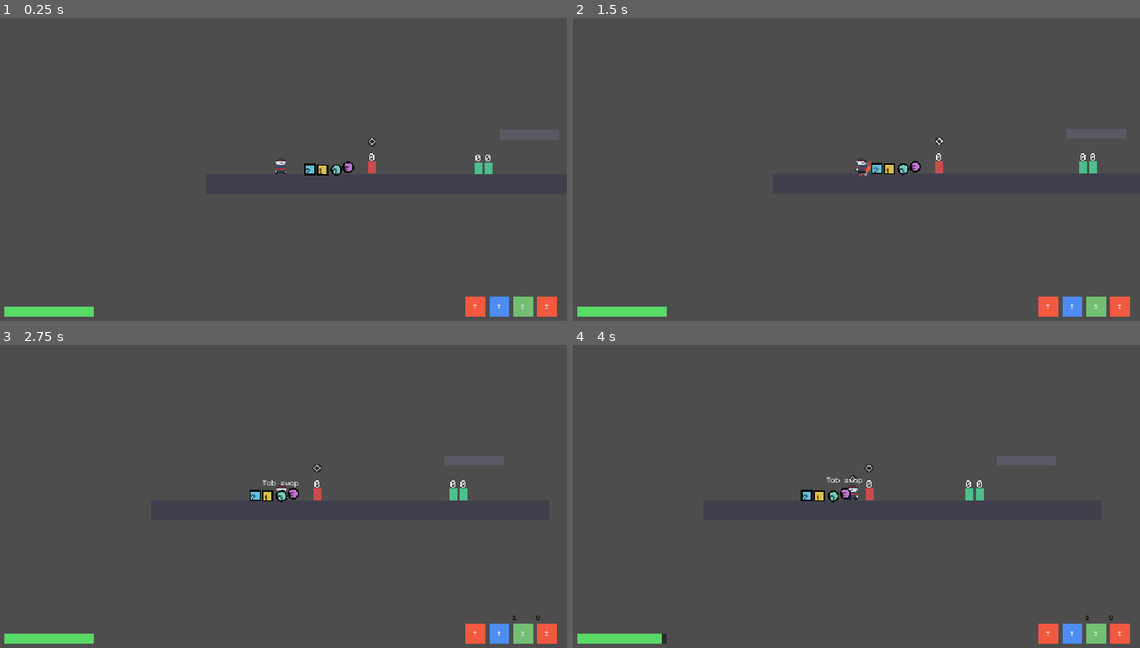
Above: before the commit, frames 1-4 (two rows, left to right).
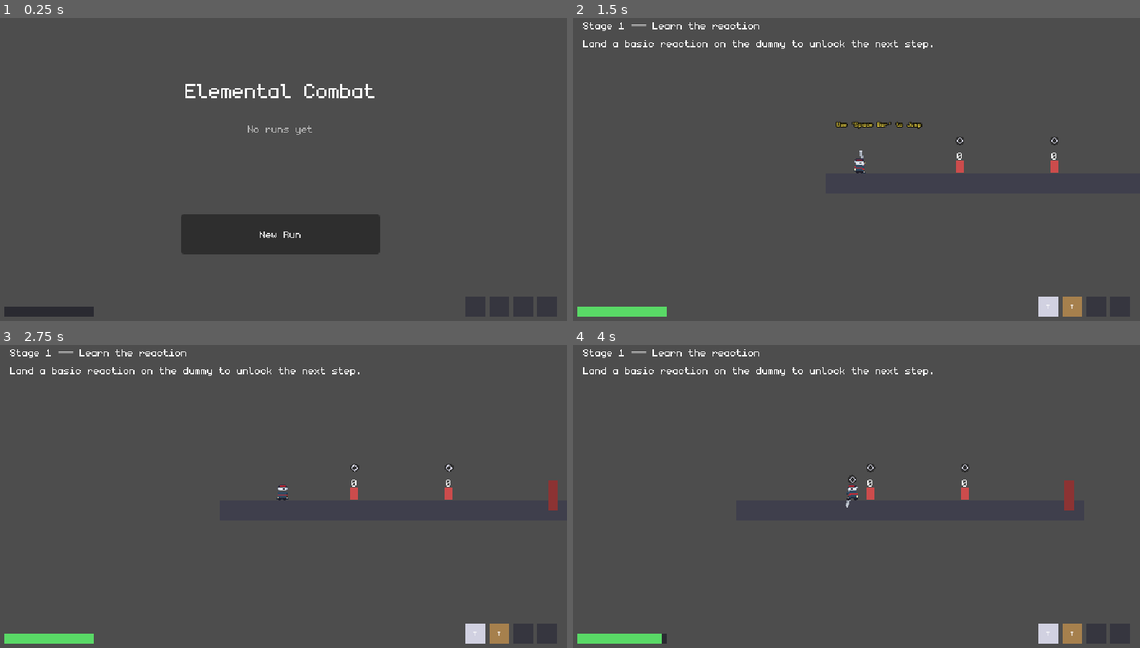
Above: after the commit, the same moments.

Repository: dry700/Elemental-Combat
Game: Godot game, scene res://scenes/ui/main_menu.tscn
Two runs of this game, one before a commit and one after it. Both use one fixed random seed, a clock stepped at 60 frames per second and the inputs below. Before the commit the project starts from res://scenes/world/test_arena.tscn.
Inputs (mouse positions are in pixels of both pictures, inside the frame that each line leads up to):
- Up to frame 1 (0.25 s): no input
- Up to frame 2 (1.5 s): click (850, 233) at 0.5 s, where only the run after the commit has a clickable "New Run"; tap Enter at 1.25 s; move the mouse to (981, 148) at 1.27 s; hold D (move_right) from 1.28 s (still down); click (981, 148) at 1.35 s
- Up to frame 3 (2.75 s): tap Space (jump) at 1.52 s; release D (move_right) at 2 s; drag from (164, 508) to (300, 493) at 2.02 s
- Up to frame 4 (4 s): move the mouse to (913, 420) at 2.77 s; hold D (move_right) 2.78-3.5 s; tap Shift (dodge) at 2.85 s; drag from (822, 557) to (867, 493) at 3.52 s

The runs differ from the first frame. In frame 1, 7.6% of the frame differs, in the area x 0-99%, y 21-99%; in frame 2, 2.8%; in frame 3, 2.7%; in frame 4, 2.6%.

Commit message:
Implement Main Menu and set it as the entry point

Diff:
--- a/project.godot
+++ b/project.godot
@@ -11,7 +11,7 @@
 [application]
 
 config/name="Elemental Roguelike (Working Title)"
-run/main_scene="res://scenes/world/test_arena.tscn"
+run/main_scene="res://scenes/ui/main_menu.tscn"
 config/features=PackedStringArray("4.7")
 
 [autoload]
--- /dev/null
+++ b/scenes/ui/main_menu.tscn
@@ -0,0 +1,63 @@
+[gd_scene load_steps=2 format=3 uid="uid://ddyq4a28qkq75"]
+
+[ext_resource type="Script" uid="uid://dqh345vbw28s5" path="res://scripts/ui/main_menu.gd" id="1_script"]
+
+[node name="MainMenu" type="Control"]
+layout_mode = 3
+anchors_preset = 15
+anchor_right = 1.0
+anchor_bottom = 1.0
+grow_horizontal = 2
+grow_vertical = 2
+script = ExtResource("1_script")
+
+[node name="MarginContainer" type="MarginContainer" parent="."]
+layout_mode = 1
+anchors_preset = 15
+anchor_right = 1.0
+anchor_bottom = 1.0
+grow_horizontal = 2
+grow_vertical = 2
+theme_override_constants/margin_left = 40
+theme_override_constants/margin_top = 40
+theme_override_constants/margin_right = 40
+theme_override_constants/margin_bottom = 40
+
+[node name="VBoxContainer" type="VBoxContainer" parent="MarginContainer"]
+layout_mode = 2
+theme_override_constants/separation = 20
+alignment = 1
+
+[node name="TitleLabel" type="Label" parent="MarginContainer/VBoxContainer"]
+layout_mode = 2
+theme_override_font_sizes/font_size = 32
+text = "Elemental Combat"
+horizontal_alignment = 1
+
+[node name="HistoryLabel" type="Label" parent="MarginContainer/VBoxContainer"]
+layout_mode = 2
+theme_override_colors/font_color = Color(0.7, 0.7, 0.7, 1)
+text = "No runs yet"
+horizontal_alignment = 1
+
+[node name="Spacer" type="Control" parent="MarginContainer/VBoxContainer"]
+custom_minimum_size = Vector2(0, 40)
+layout_mode = 2
+
+[node name="PrimaryButton" type="Button" parent="MarginContainer/VBoxContainer"]
+custom_minimum_size = Vector2(200, 40)
+layout_mode = 2
+size_flags_horizontal = 4
+text = "New Run"
+
+[node name="AbandonButton" type="Button" parent="MarginContainer/VBoxContainer"]
+custom_minimum_size = Vector2(200, 40)
+layout_mode = 2
+size_flags_horizontal = 4
+text = "Abandon Run"
+
+[node name="AbandonConfirmDialog" type="ConfirmationDialog" parent="."]
+title = "Abandon Run"
+initial_position = 2
+size = Vector2i(400, 100)
+dialog_text = "Abandon your current run? This cannot be undone."
--- /dev/null
+++ b/scripts/ui/main_menu.gd
@@ -0,0 +1,56 @@
+extends Control
+
+@onready var primary_button: Button = $MarginContainer/VBoxContainer/PrimaryButton
+@onready var abandon_button: Button = $MarginContainer/VBoxContainer/AbandonButton
+@onready var abandon_confirm: ConfirmationDialog = $AbandonConfirmDialog
+@onready var history_label: Label = $MarginContainer/VBoxContainer/HistoryLabel
+
+func _ready() -> void:
+	abandon_confirm.dialog_text = "Abandon your current run? This cannot be undone."
+	abandon_confirm.confirmed.connect(_on_abandon_confirmed)
+	abandon_button.pressed.connect(func(): abandon_confirm.popup_centered())
+	primary_button.pressed.connect(_on_primary_button_pressed)
+
+	_refresh_history_summary()
+	_refresh_ui()
+
+
+func _refresh_ui() -> void:
+	var has_resume := SaveManager.has_in_progress_run()
+	primary_button.text = "Continue" if has_resume else "New Run"
+	abandon_button.visible = has_resume  # only exists when there's something to abandon
+
+
+func _on_primary_button_pressed() -> void:
+	if SaveManager.has_in_progress_run():
+		get_tree().change_scene_to_file("res://scenes/world/procedural_run.tscn")
+	else:
+		_start_new_run()
+
+
+func _start_new_run() -> void:
+	if not SaveManager.has_completed_tutorial():
+		get_tree().change_scene_to_file("res://scenes/world/tutorial_room.tscn")
+	else:
+		get_tree().change_scene_to_file("res://scenes/ui/loadout_select.tscn")
+
+
+func _on_abandon_confirmed() -> void:
+	SaveManager.clear_in_progress_run()
+	_start_new_run()
+
+
+func _refresh_history_summary() -> void:
+	var history := SaveManager.get_run_history()
+	if history.is_empty():
+		history_label.text = "No runs yet"
+		return
+
+	var wins := 0
+	var best_rooms := 0
+	for entry in history:
+		if entry.get("outcome") == "win":
+			wins += 1
+		best_rooms = maxi(best_rooms, int(entry.get("rooms_cleared", 0)))
+
+	history_label.text = "Total Runs: %d   ·   Wins: %d   ·   Best: %d rooms" % [history.size(), wins, best_rooms]
